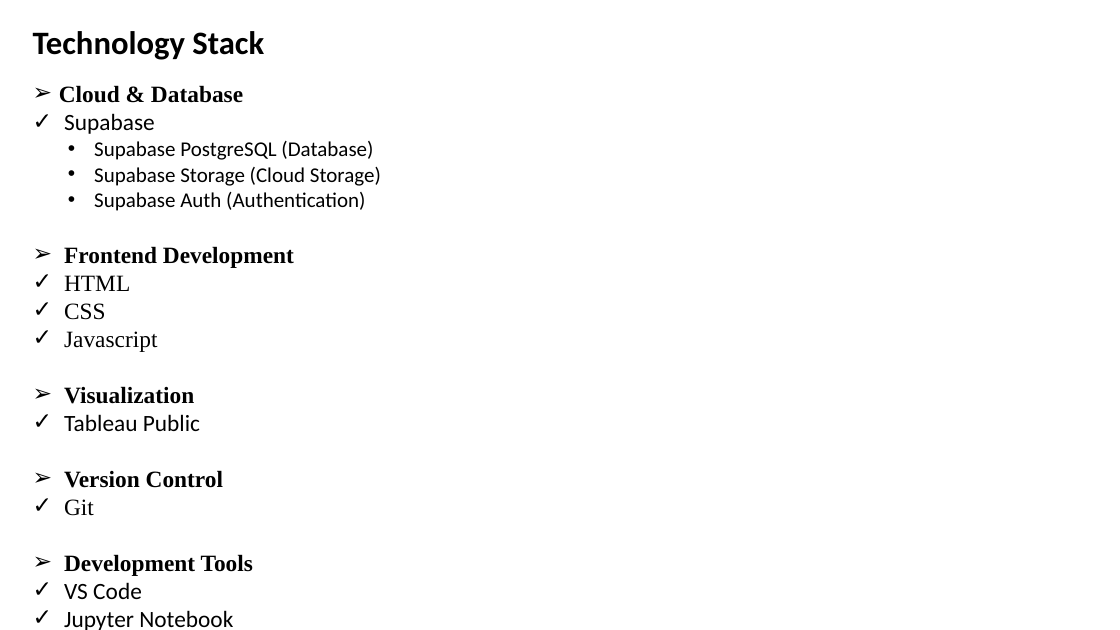
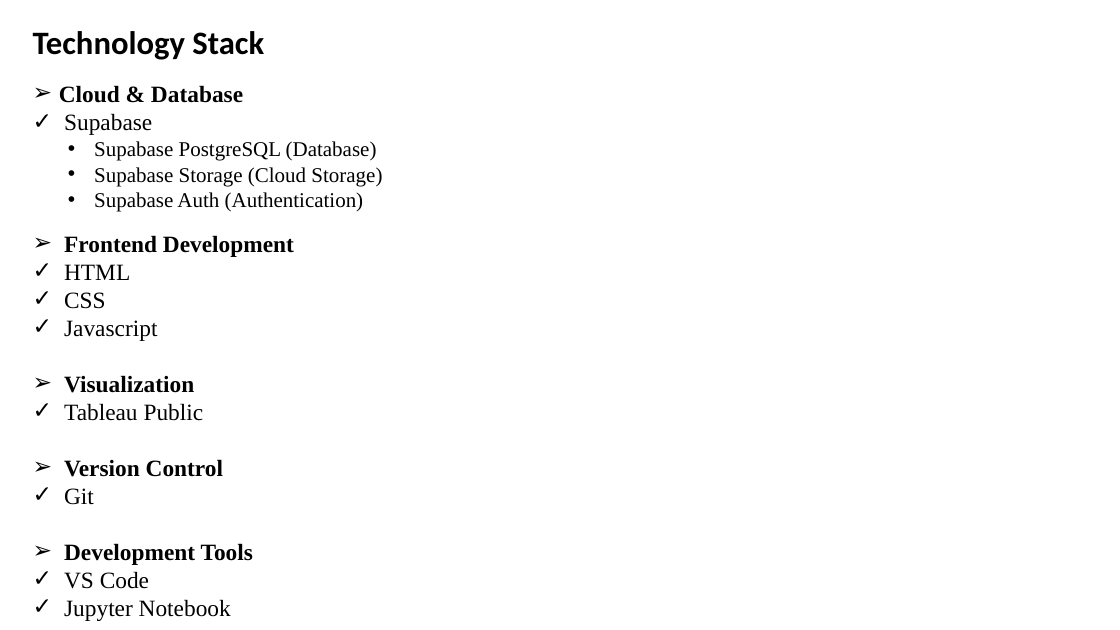
Before and after one commit to megh193/proactiveEquipmentCare, a slide deck: slide 10 of docs/Clg 1st review.pptx. Drawn at 1120x630 pixels with LibreOffice and Linux fonts; fonts in the diff are those of the drawing. Boxes give left, top, right and bottom in pixels: in the first picture for what was removed or moved away, otherwise in the second. Text is boxed around its words. In the diff, an @@ line names an element or a change of style, - is before the commit and + after.

```diff
--- a/docs/Clg 1st review.pptx
+++ b/docs/Clg 1st review.pptx
@@ text at (x1=64, y1=113, x2=152, y2=135): font Calibri to Times New Roman in "Supabase" @@
@@ text "Supabase PostgreSQL (Database)" at (x1=94, y1=141, x2=382, y2=212): font Calibri to Times New Roman @@
@@ text "Frontend Development" moved from (x1=64, y1=246, x2=294, y2=630) to (x1=64, y1=235, x2=294, y2=621) @@
@@ text at (x1=64, y1=403, x2=231, y2=621): font Calibri to Times New Roman in "Tableau Public", "VS Code", "Jupyter Notebook" @@
```
Also in this commit, not shown: 1 slide added, 1 other file.
